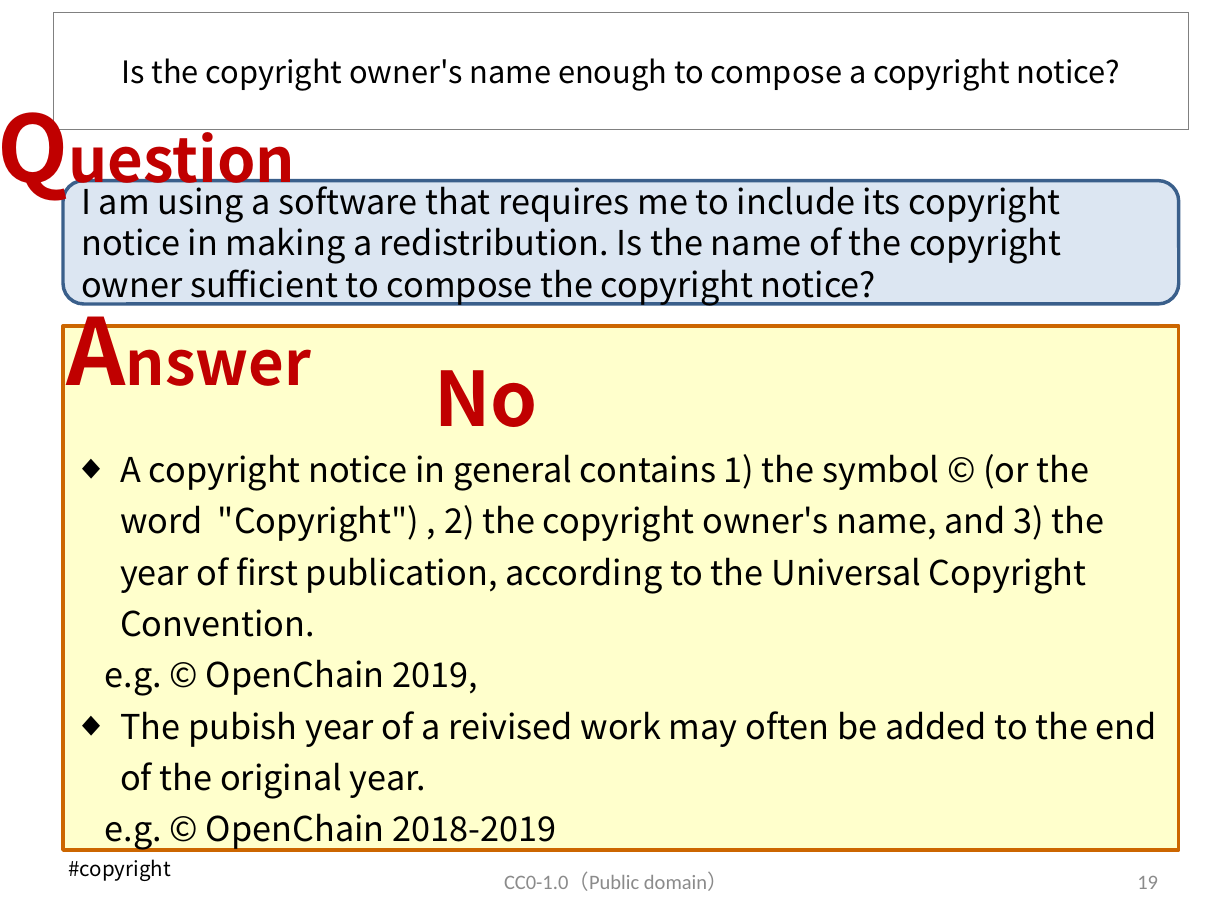
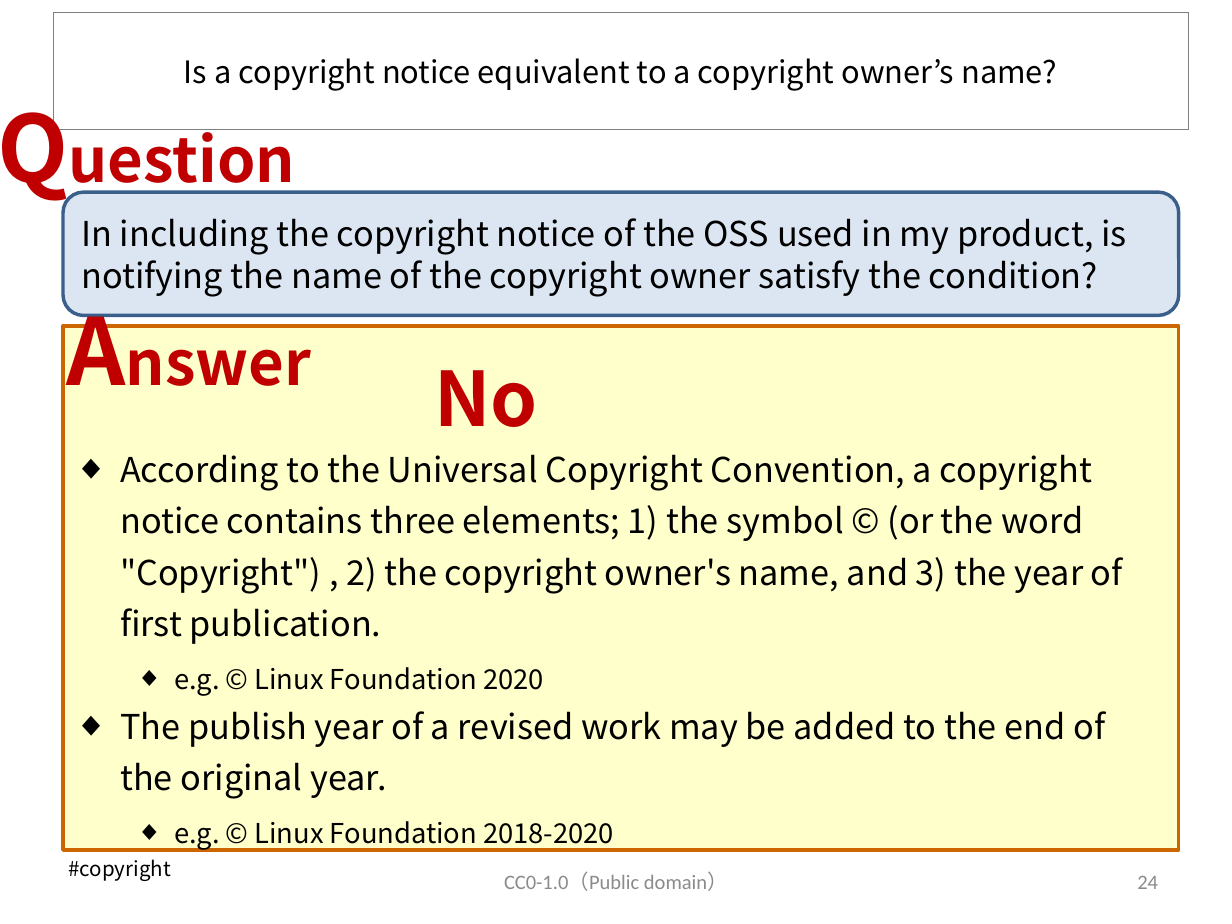
Before and after one commit to OpenChain-Project/OpenChain-JWG, a slide deck: slide 25 of Education_Material/FAQ/Misunderstandings_of_OSS_licenses_CC0.pptx (slide 20 before the commit). Drawn at 1232x924 pixels with LibreOffice and Linux fonts; fonts in the diff are those of the drawing. Boxes give left, top, right and bottom in pixels: in the first picture for what was removed or moved away, otherwise in the second. Text is boxed around its words. In the diff, an @@ line names an element or a change of style, - is before the commit and + after.

```diff
--- a/Education_Material/FAQ/Misunderstandings_of_OSS_licenses_CC0.pptx
+++ b/Education_Material/FAQ/Misunderstandings_of_OSS_licenses_CC0.pptx
@@ title at [184,58,1057,91]: text changed @@
-Is the copyright owner's name enough to compose a copyright notice?
+Is a copyright notice equivalent to a copyright owner’s name?
@@ rounded rectangle "In including the copyright notice ...": place and size @@
-rounded rectangle "In including the copyright notice ..." at [63,181,1179,304]
+rounded rectangle "In including the copyright notice ..." at [63,192,1179,315]
@@ text in rounded rectangle at [81,218,1126,297]: text changed @@
-I am using a software that requires me to include its copyright notice in making a redistribution. Is the name of the copyright owner sufficient to compose the copyright notice?
+In including the copyright notice of the OSS used in my product, is notifying the name of the copyright owner satisfy the condition?
@@ text at [120,454,1123,850]: text changed @@
-◆ A copyright notice in general contains 1) the symbol © (or the word "Copyright") , 2) the copyright owner's name, and 3) the year of first publication, according to the Universal Copyright Convention.
-e.g. © OpenChain 2019,
-◆ The pubish year of a reivised work may often be added to the end of the original year.
-e.g. © OpenChain 2018-2019
+◆ According to the Universal Copyright Convention, a copyright notice contains three elements; 1) the symbol © (or the word "Copyright") , 2) the copyright owner's name, and 3) the year of first publication.
+  ◆ e.g. © Linux Foundation 2020
+◆ The publish year of a revised work may be added to the end of the original year.
+  ◆ e.g. © Linux Foundation 2018-2020
@@ page number at [1137,876,1158,889]: text changed @@
-19
+24
```
Also in this commit, not shown: 21 other slides changed, 7 slides added.
